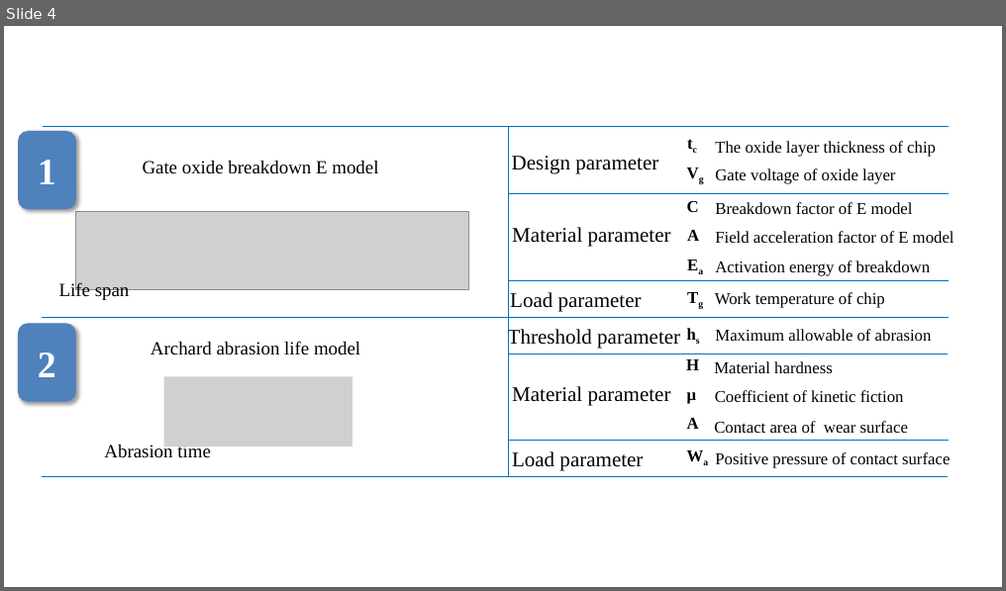
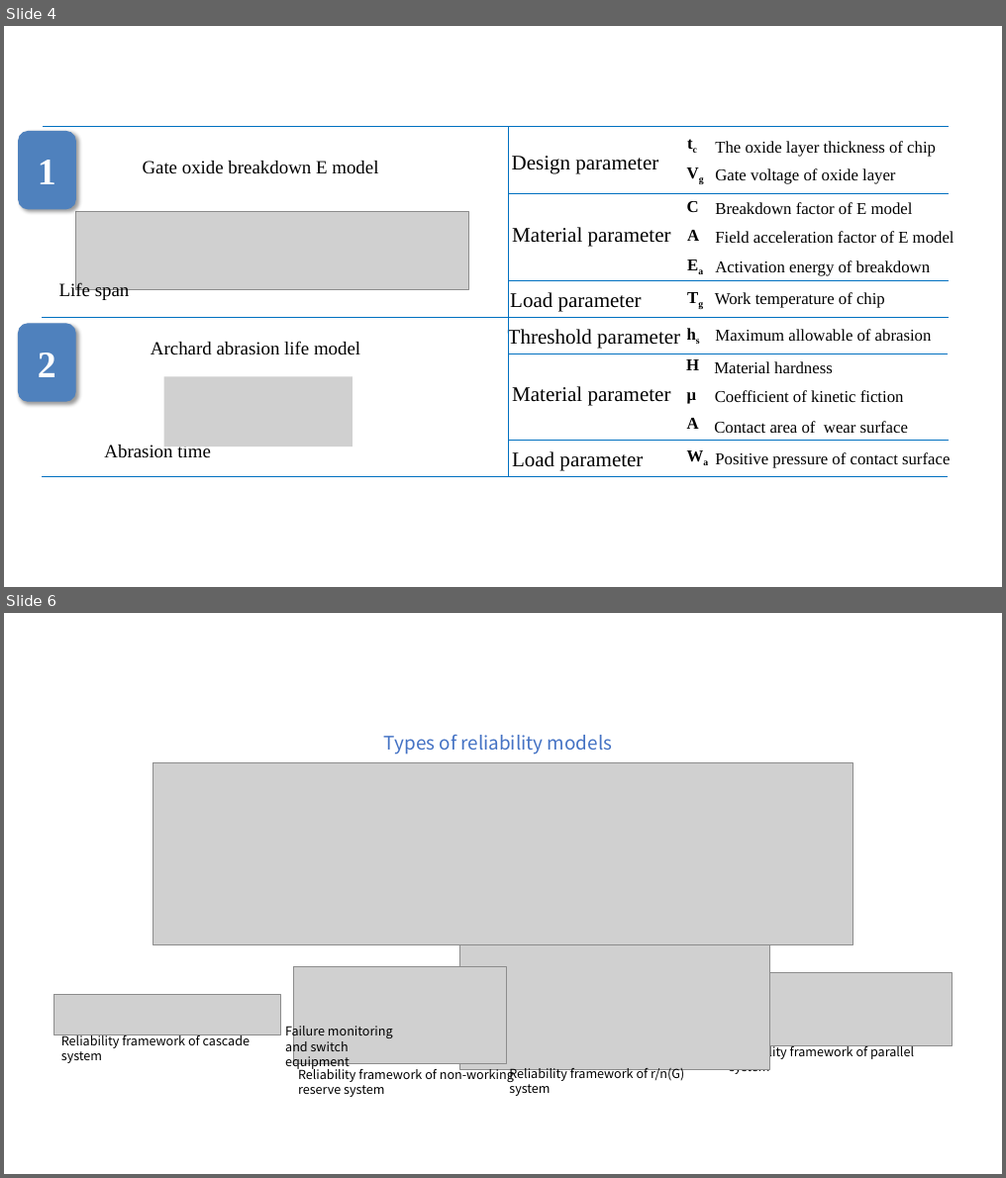
Before and after one commit to PrideLee/Logistics-Optimization-Product-Configuration-Recommendation-and-Optimization, a slide deck: General map of reliability (The summary of Kang's seminar in CAS)/fig.pptx. Shown one above the other, each under a label of ours: slide 4 before the commit, slides 4 and 6 after it; the slides between them are not shown. The pictures are 1006x591 and 1006x1178 pixels, drawn with LibreOffice and Linux fonts; fonts in the diff are those of the drawing; grey boxes stand for pictures. Boxes give left, top, right and bottom in pixels: in the first picture for what was removed or moved away, otherwise in the second. Text is boxed around its words. In the diff, an @@ line names an element or a change of style, - is before the commit and + after.

```diff
--- a/General map of reliability (The summary of Kang's seminar in CAS)/fig.pptx
+++ b/General map of reliability (The summary of Kang's seminar in CAS)/fig.pptx
@@ slide 6 added at bbox=[4, 613, 1002, 1174], background #FFFFFF @@
@@ group added at bbox=[54, 735, 952, 1097]: 6 texts, 5 pictures @@
+Types of reliability models
+Reliability framework of parallel system
+Reliability framework of r/n(G) system
+Reliability framework of cascade system
+Reliability framework of non-working reserve system
+Failure monitoring and switch equipment
```
Also in this commit, not shown: 8 other slides added, 1 slide removed, 13 other files.
